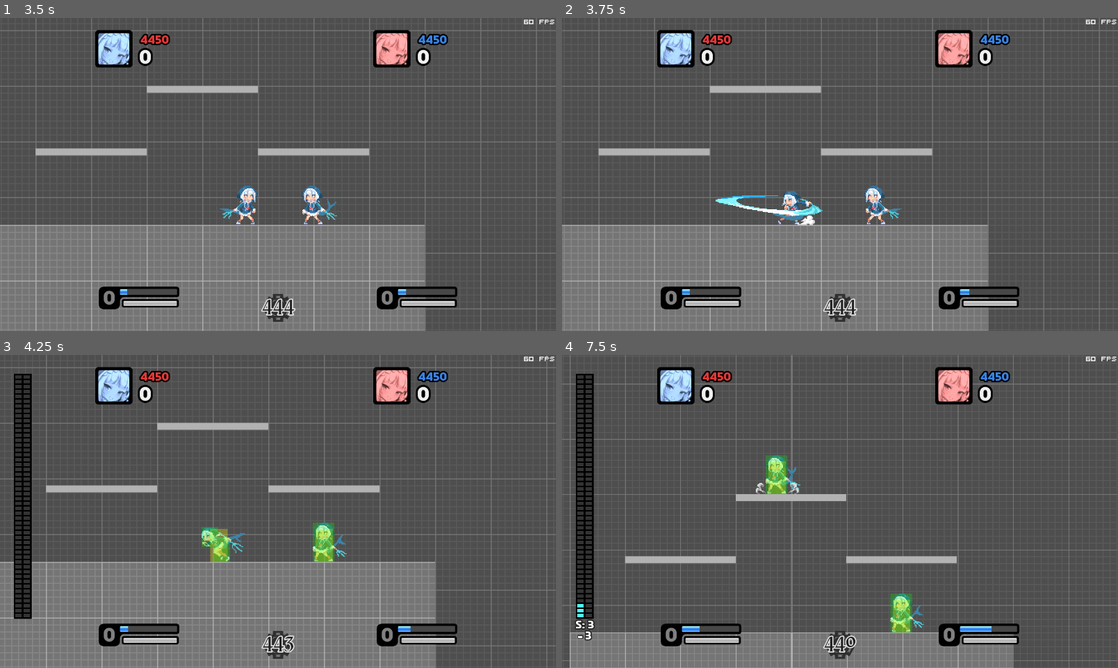
Above: before the commit, frames 1-4 (two rows, left to right).
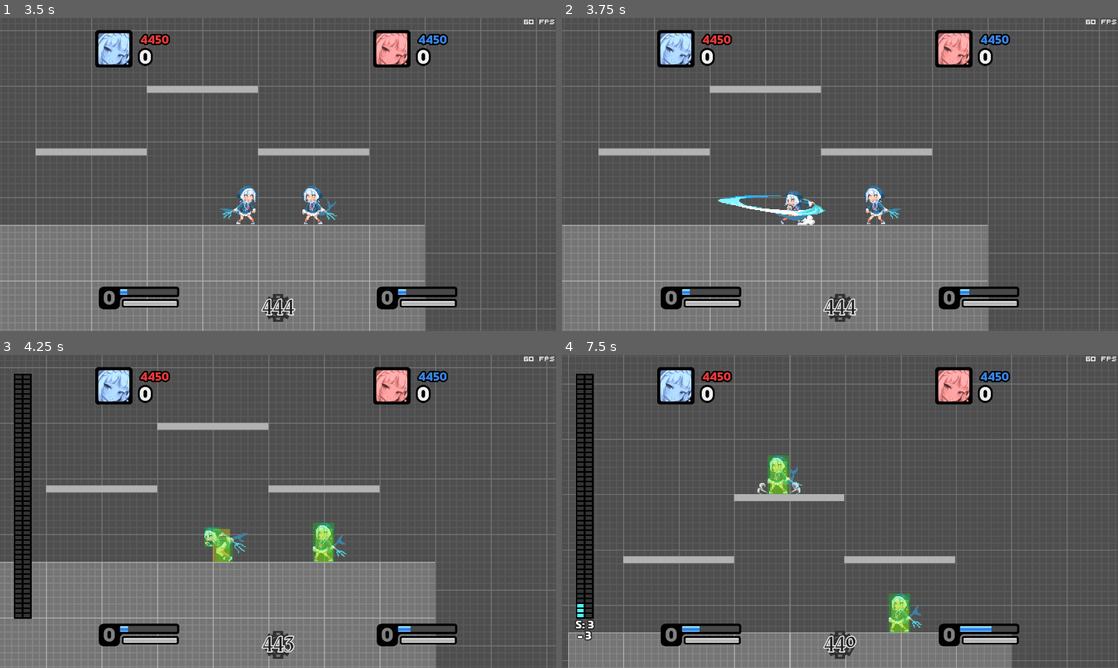
Above: after the commit, the same moments.

Repository: Zortoise/holoVersus
Game: Godot game, scene res://Scenes/GameViewport.tscn
The game is run twice, just before and just after one commit, with the same random seed, the same clock (stepped at 60 frames per second) and the same inputs. This scene is started directly instead of the project's main scene.
Inputs (mouse positions are in pixels of both pictures, inside the frame that each line leads up to):
- Up to frame 1 (3.5 s): tap Enter at 0.5 s; move the mouse to (400, 158) at 0.52 s; hold D (P1_right) 0.53-1.25 s; tap Ctrl (P1_EX) at 0.6 s; click (400, 158) at 0.67 s; tap Space (P1_jump) at 0.77 s; drag from (166, 190) to (250, 237) at 1.27 s; move the mouse to (333, 105) at 2.02 s; hold D (P1_right) 2.03-2.75 s; tap J (P1_block) at 2.1 s; drag from (250, 237) to (111, 127) at 2.77 s
- Up to frame 2 (3.75 s): move the mouse to (1006, 221) at 3.52 s; hold A (P1_left) from 3.53 s (still down); hold I (P1_fierce) from 3.53 s (still down)
- Up to frame 3 (4.25 s): keep holding A (P1_left); keep holding I (P1_fierce); tap Space (P1_jump) at 3.77 s; tap F9 (debug) at 4.15 s
- Up to frame 4 (7.5 s): release A (P1_left) at 4.25 s; release I (P1_fierce) at 4.25 s; drag from (673, 464) to (756, 433) at 4.27 s; move the mouse to (867, 511) at 5.02 s; hold S (P1_down) 5.03-5.75 s; hold Shift (P1_special) 5.03-5.75 s; click (867, 511) at 5.17 s; tap F12 (frame_advance) at 5.65 s; drag from (756, 433) to (728, 527) at 5.77 s; move the mouse to (962, 495) at 6.52 s; hold W (P1_up) 6.53-7.25 s; tap Keypad 9 (P2_assist) at 6.6 s; tap Space (P1_jump) at 6.77 s; drag from (728, 527) to (812, 574) at 7.27 s

Frame 1 is identical in both runs. In frame 2, 0.4% of the frame differs, in the area x 27-48%, y 55-67%; in frame 3, 0.5%; in frame 4, 3.5%, in the area x 1-92%, y 0-100%.

Commit message:
Update
Reduced hitstun of weaker attacks. Restored Quick Cancel window to 2 frames but prevented the usage of Quick Cancel to chain the same move multiple times in a single chain (you can still use it for kara-cancels though). Increased startup of g.F.

Diff:
--- a/Characters/Gura/FrameData/F1.tres
+++ b/Characters/Gura/FrameData/F1.tres
@@ -99,7 +99,7 @@
 "SfxOver_hframes": 4,
 "SfxOver_spritesheet": "F1SfxOver",
 "SfxOver_vframes": 1,
-"duration": 10,
+"duration": 11,
 "hframes": 6,
 "loop": false,
 "spritesheet": "F1Sprite",
@@ -122,7 +122,7 @@
 "sdhurtbox": [  ],
 "sweetbox": [  ]
 },
-4: {
+5: {
 "SfxOver_frame": 0,
 "frame": 2,
 "hitbox": [  ],
--- a/Characters/Gura/GuraBase.gd
+++ b/Characters/Gura/GuraBase.gd
@@ -53,7 +53,7 @@
 		"damage" : 20,
 		"knockback" : 0,
 		"knockback_type": Globals.knockback_type.FIXED, # for radial, +ve KB_angle means rotating clockwise, -ve is counterclockwise
-		"attack_level" : 3,
+		"attack_level" : 2,
 		"fixed_hitstop" : 1,
 		"priority": 2,
 		"guard_drain": 2000,
@@ -73,7 +73,7 @@
 		"damage" : 20,
 		"knockback" : 200,
 		"knockback_type": Globals.knockback_type.FIXED, # for radial, +ve KB_angle means rotating clockwise, -ve is counterclockwise
-		"attack_level" : 3,
+		"attack_level" : 2,
 		"priority": 2,
 		"guard_drain": 0,
 		"guard_gain_on_combo" : 0,
@@ -91,7 +91,7 @@
 		"damage" : 30,
 		"knockback" : 180,
 		"knockback_type": Globals.knockback_type.FIXED, # for radial, +ve KB_angle means rotating clockwise, -ve is counterclockwise
-		"attack_level" : 4,
+		"attack_level" : 3,
 		"priority": 2,
 		"guard_drain": 1500,
 		"guard_gain_on_combo" : 2500,
@@ -165,9 +165,9 @@
 		"atk_type" : Globals.atk_type.HEAVY,
 		"hitcount" : 1,
 		"damage" : 40,
-		"knockback" : 200,
+		"knockback" : 150,
 		"knockback_type": Globals.knockback_type.FIXED,
-		"attack_level" : 3,
+		"attack_level" : 2,
 		"priority": 5,
 		"guard_drain": 3000,
 		"guard_gain_on_combo" : 3500,
@@ -202,7 +202,7 @@
 		"damage" : 35,
 		"knockback" : 200,
 		"knockback_type": Globals.knockback_type.FIXED, # for radial, +ve KB_angle means rotating clockwise, -ve is counterclockwise
-		"attack_level" : 3,
+		"attack_level" : 2,
 		"priority": 1,
 		"guard_drain": 1500,
 		"guard_gain_on_combo" : 2000,
@@ -220,7 +220,7 @@
 		"damage" : 30,
 		"knockback" : 200,
 		"knockback_type": Globals.knockback_type.FIXED,
-		"attack_level" : 3,
+		"attack_level" : 2,
 		"priority": 1,
 		"guard_drain": 1000,
 		"guard_gain_on_combo" : 1500,
@@ -238,7 +238,7 @@
 		"damage" : 60,
 		"knockback" : 350,
 		"knockback_type": Globals.knockback_type.RADIAL, # for radial, +ve KB_angle means rotating clockwise, -ve is counterclockwise
-		"attack_level" : 5,
+		"attack_level" : 3,
 		"priority": 3,
 		"guard_drain": 2000,
 		"guard_gain_on_combo" : 2500,
--- a/Scenes/AnimCreator/AsepriteImporter.gd
+++ b/Scenes/AnimCreator/AsepriteImporter.gd
@@ -14,7 +14,7 @@
 export var entity_folder = "res://Characters/Gura/"
 # be sure to end with a "/"
 
-export var target_aseprite_filename = "Base"
+export var target_aseprite_filename = "F1"
 # only need filename, not path, no need extension
 # if left empty, will process all .aseprite files in the AsepriteFiles folder in entity_folder
 
--- a/Scenes/Character.gd
+++ b/Scenes/Character.gd
@@ -15,7 +15,7 @@
 const VAR_JUMP_GRAV_MOD = 0.2 # gravity multiplier during Variable Jump time
 const DashLandDBox_HEIGHT = 15 # allow snapping up to dash land easier on soft platforms
 const WallJumpDBox_WIDTH = 10 # for detecting walls for walljumping
-const QUICK_CANCEL_TIME = 1 # number of frames at startup the user can still change direction or cancel into a combination action
+const QUICK_CANCEL_TIME = 2 # number of frames at startup the user can still change direction or cancel into a combination action
 const HitStunGraceTimer_TIME = 10 # number of frames that move_memory will be cleared after hitstun/blockstun ends and dash/airdash being invulnerable
 const MAX_EX_GAUGE = 50000.0
 const EX_GAUGE_REGEN_RATE = 1000 # EX Gauge regened per second when idling
@@ -1805,8 +1805,9 @@
 
 func check_quick_cancel(): # return true if you can change direction or cancel into a combination action currently
 	match state:
-		Globals.char_state.GROUND_STARTUP, Globals.char_state.AIR_STARTUP, \
-				Globals.char_state.GROUND_ATK_STARTUP, Globals.char_state.AIR_ATK_STARTUP:
+		Globals.char_state.GROUND_STARTUP, Globals.char_state.AIR_STARTUP:
+			return true
+		Globals.char_state.GROUND_ATK_STARTUP, Globals.char_state.AIR_ATK_STARTUP:
 			if Animator.time <= QUICK_CANCEL_TIME and Animator.time != 0:
 				# when time = 0 state is still in the previous one, since state only update when a new animation begins
 				return true
@@ -2215,6 +2216,9 @@
 #	return is_normal_attack(move_name) # can only chain combo if chaining from a Normal Attack, just in case
 
 func test_qc_chain_combo(attack_ref):
+
+	if attack_ref in chain_memory: return false # cannot quick cancel into moves already done
+
 	if chain_combo == 2: # on blocking opponent, can only qc into moves of higher strength
 		if get_atk_strength(chain_memory.back()) >= get_atk_strength(attack_ref):
 			return false
--- a/Scenes/Game.gd
+++ b/Scenes/Game.gd
@@ -216,6 +216,8 @@
 			stimulate(false)
 		elif playback_mode == false:
 			stimulate()
+		else:
+			stimulate(false)
 
 #	if Input.is_action_just_pressed("frame_reverse"): # reverse 1 frame by loading save state of previous frame, can do up to certain times
 #		if playback_mode == false:
Binary file changed: Characters/Gura/AsepriteFiles/F1.aseprite
